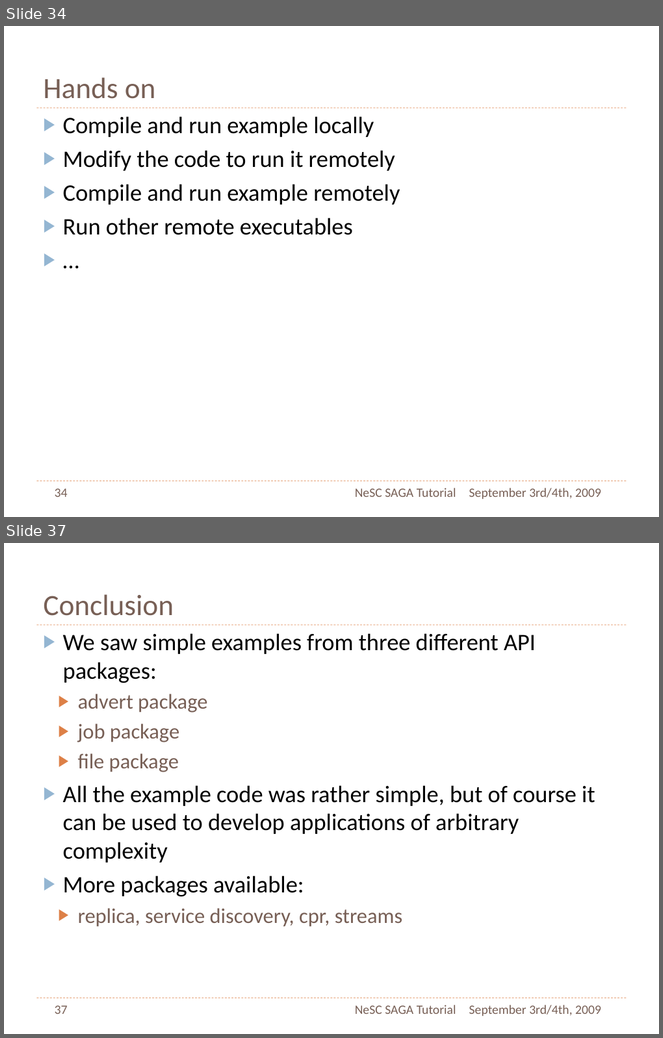
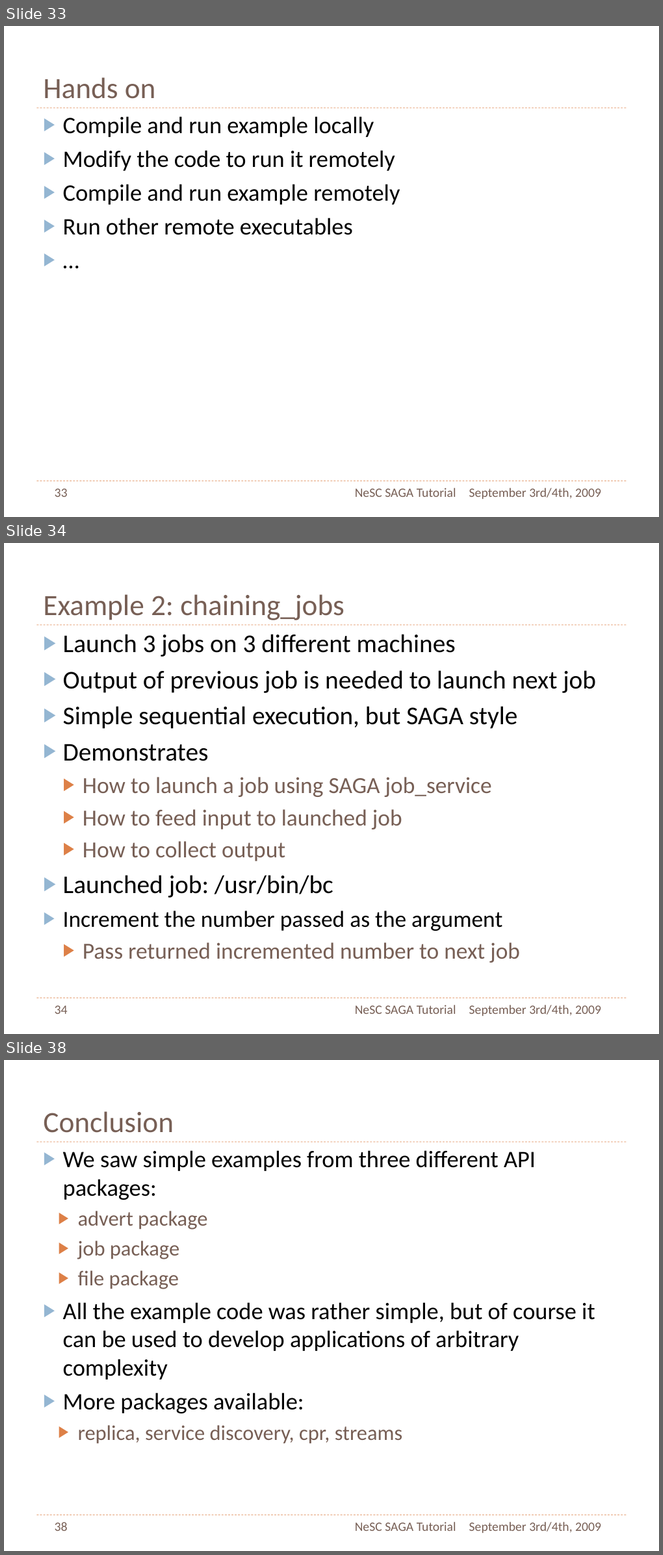
Before and after one commit to saga-project/saga-cpp-legacy-projects, a slide deck: tutorial/NeSC-2009/NeSC09-Practical-PPT.pptx. Shown one above the other, each under a label of ours: slides 34 and 37 before the commit, slides 33, 34 and 38 after it; the slides between them are not shown. The pictures are 663x1038 and 663x1555 pixels, drawn with LibreOffice and Linux fonts; fonts in the diff are those of the drawing. Boxes give left, top, right and bottom in pixels: in the first picture for what was removed or moved away, otherwise in the second. Text is boxed around its words. In the diff, an @@ line names an element or a change of style, - is before the commit and + after.

```diff
--- a/tutorial/NeSC-2009/NeSC09-Practical-PPT.pptx
+++ b/tutorial/NeSC-2009/NeSC09-Practical-PPT.pptx
@@ slide 34 added at (4, 543, 659, 1034), background #FFFFFF; not listed: 2 template elements that a slide beside it also shows @@
@@ title added at (43, 594, 345, 620), 46 pt, text #775F55 @@
+Example 2: chaining_jobs
@@ text added at (63, 634, 596, 963), 36 pt, text #000000 @@
+▶ Launch 3 jobs on 3 different machines
+▶ Output of previous job is needed to launch next job
+▶ Simple sequential execution, but SAGA style
+▶ Demonstrates
+  ▶ How to launch a job using SAGA job_service
+  ▶ How to feed input to launched job
+  ▶ How to collect output
+▶ Launched job: /usr/bin/bc
+▶ Increment the number passed as the argument
+  ▶ Pass returned incremented number to next job
@@ page number added at (55, 1006, 68, 1014), 20 pt, text #775F55 @@
+34
@@ text added at (355, 1005, 456, 1014), 20 pt, text #775F55 @@
+NeSC SAGA Tutorial
@@ text added at (469, 1005, 601, 1016), 20 pt, text #775F55 @@
+September 3rd/4th, 2009
@@ what was slide 34 is now slide 33 @@
@@ page number at (55, 489, 68, 497): text changed @@
-34
+33
@@ what was slide 37 is now slide 38 @@
@@ page number at (55, 1522, 68, 1531): text changed @@
-37
+38
```
Also in this commit, not shown: 3 slides changed, 2 other slides added, 2 slides removed, 2 other files.
